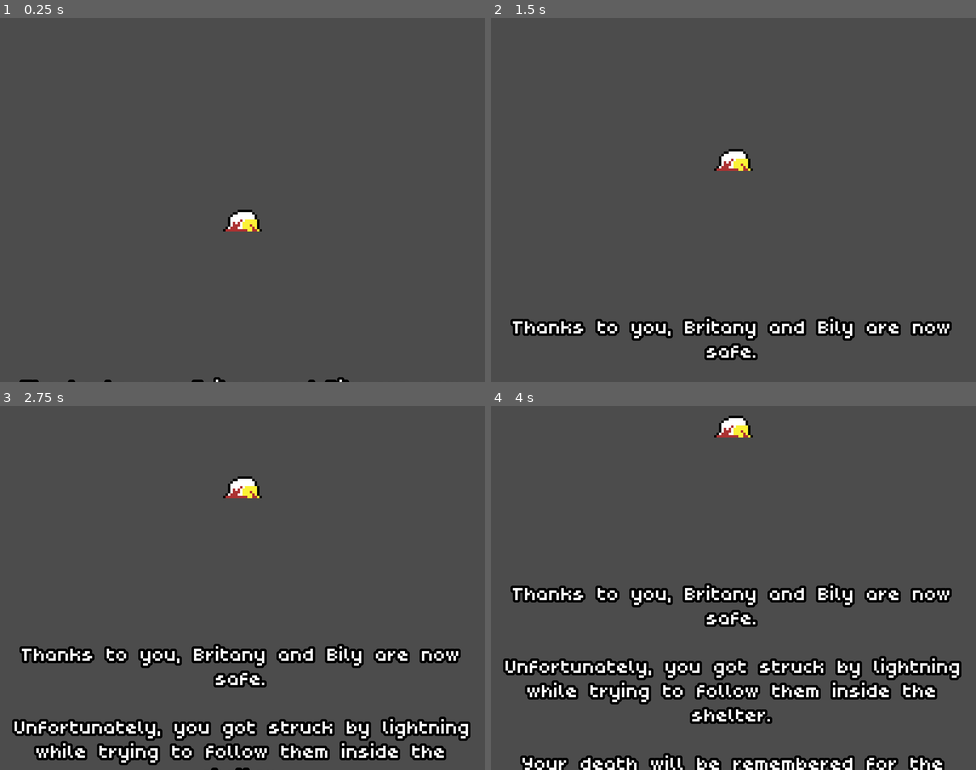
Above: before the commit, frames 1-4 (two rows, left to right).
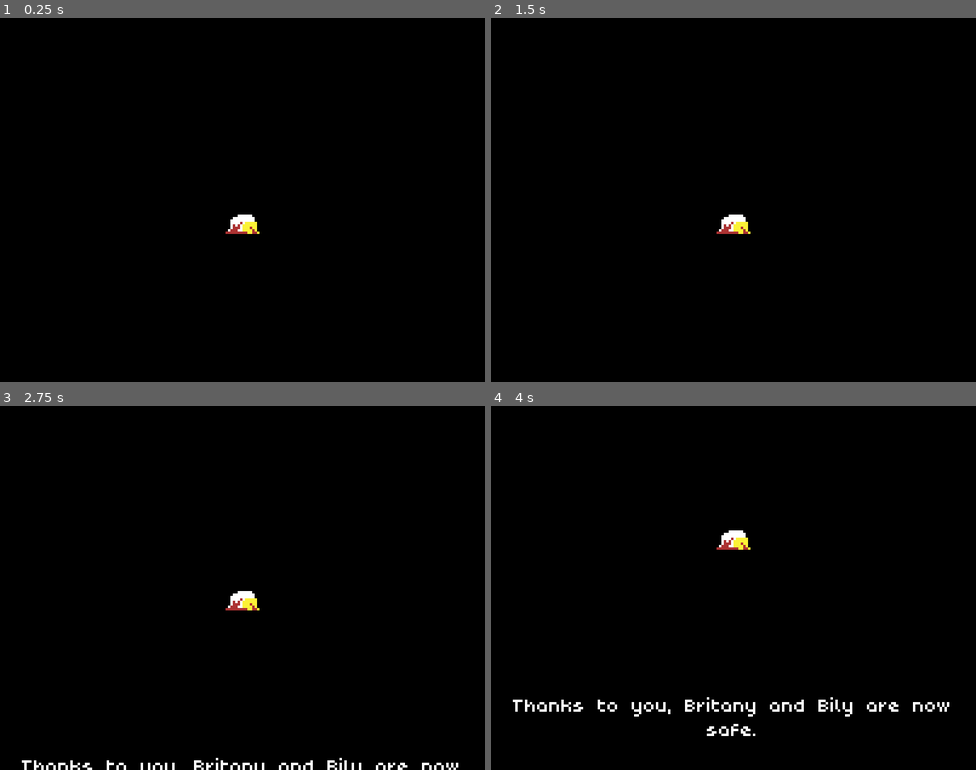
Above: after the commit, the same moments.

Repository: T4g1/gd-wildjam18
Game: Godot game, scene res://sources/menu/Credits.tscn
Same seed, same stepped clock (60 frames per second), same inputs: the game is played once before the commit and once after it. This scene is started directly instead of the project's main scene. Sound files missing from this copy of the repository are replaced by a short silence.
Inputs (mouse positions are in pixels of both pictures, inside the frame that each line leads up to):
- Up to frame 1 (0.25 s): no input
- Up to frame 2 (1.5 s): tap Enter (ui_accept) at 0.5, 0.77 s; move the mouse to (840, 181) at 0.52 s; hold E (interact) 0.53-1.28 s; hold Right (ui_right) from 0.53 s (still down); move the mouse to (636, 218) at 1.27 s; tap E (interact) at 1.35 s
- Up to frame 3 (2.75 s): tap Enter (ui_accept) at 1.52 s; move the mouse to (291, 507) at 2.02 s; release Right (ui_right) at 2.03 s; hold Left (ui_left) from 2.03 s (still down); hold E (interact) from 2.03 s (still down)
- Up to frame 4 (4 s): move the mouse to (709, 660) at 2.77 s; release Left (ui_left) at 2.78 s; release E (interact) at 2.78 s; hold Right (ui_right) from 2.78 s (still down); tap E (interact) at 2.85 s; tap Enter (ui_accept) at 3.02, 3.77 s; move the mouse to (879, 642) at 3.52 s; hold E (interact) from 3.53 s (still down)

The runs differ from the first frame. In frame 1, 100% of the frame differs, in the area x 0-100%, y 0-100%; in frame 2, 98%; in frame 3, 93%; in frame 4, 91%.

Commit message:
[enh] Lightning sound timing

Diff:
--- a/sources/menu/Credits.gd
+++ b/sources/menu/Credits.gd
@@ -8,9 +8,11 @@
 	"""
 	Start credits animation
 	"""
+	VisualServer.set_default_clear_color(Color.black)
+
 	$AnimationPlayer.play("lightning")
 
-	yield($Sprite, "animation_finished")
+	yield($AnimationPlayer, "animation_finished")
 
 	$AnimationPlayer.play("credits")
 
--- a/sources/menu/Credits.tscn
+++ b/sources/menu/Credits.tscn
@@ -36,7 +36,7 @@
 
 [sub_resource type="Animation" id=2]
 resource_name = "lightning"
-length = 3.0
+length = 2.5
 step = 1.0
 tracks/0/type = "value"
 tracks/0/path = NodePath("AudioStreamPlayer:playing")
